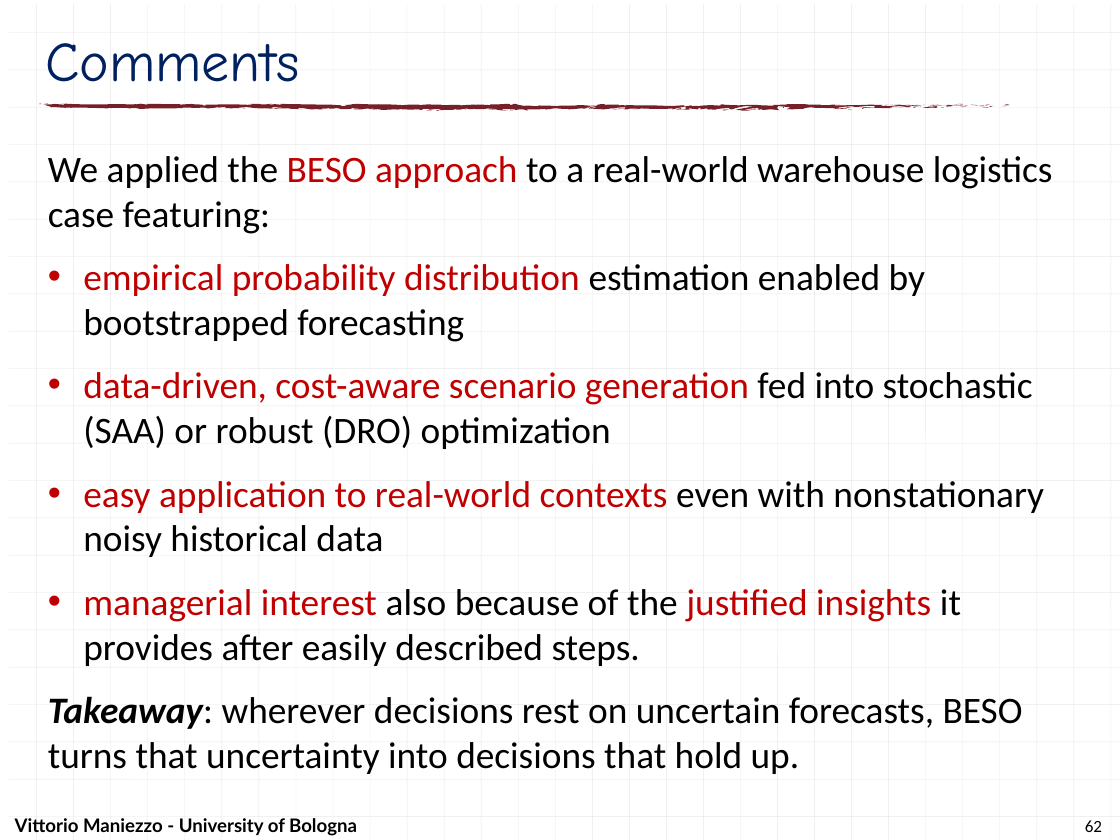
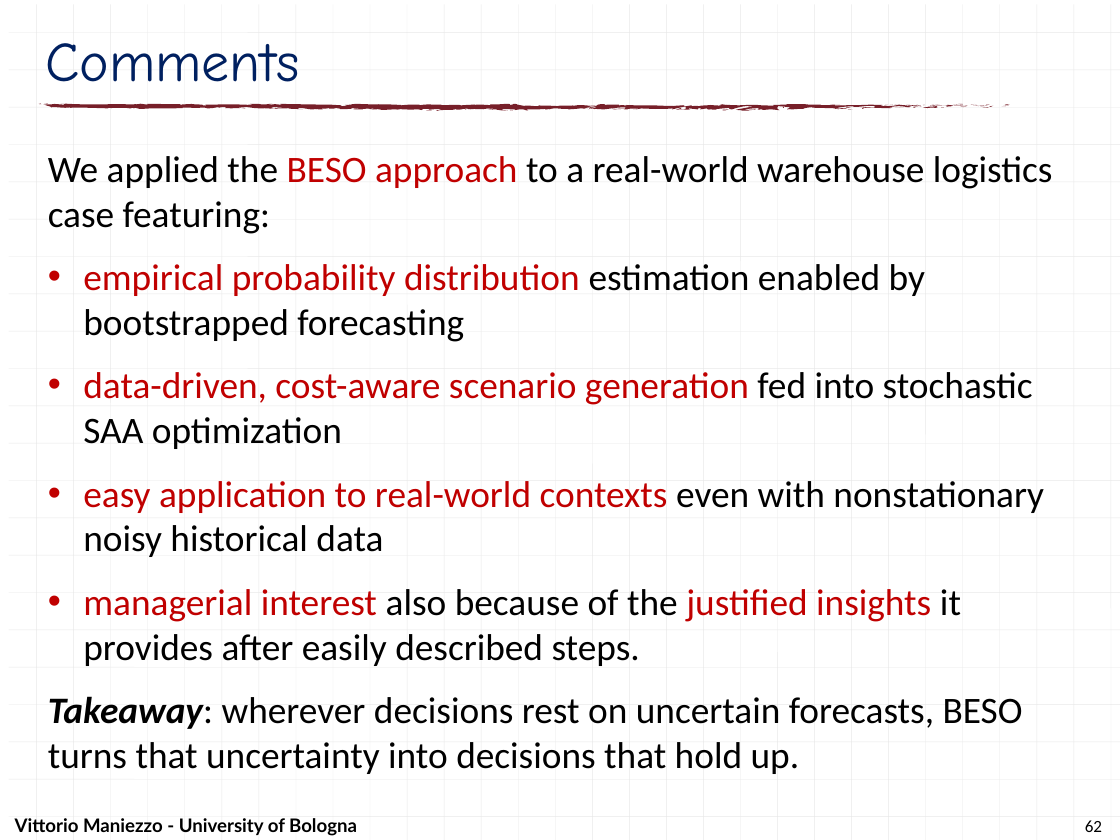
Before and after one commit to maniezzo/GDOforecast, a slide deck: slide 62 of doc/Schedulingseminar/schedulingSeminarXdock.pptx. Drawn at 1120x840 pixels with LibreOffice and Linux fonts; fonts in the diff are those of the drawing. Boxes give left, top, right and bottom in pixels: in the first picture for what was removed or moved away, otherwise in the second. Text is boxed around its words. In the diff, an @@ line names an element or a change of style, - is before the commit and + after.

```diff
--- a/doc/Schedulingseminar/schedulingSeminarXdock.pptx
+++ b/doc/Schedulingseminar/schedulingSeminarXdock.pptx
@@ text at [83,372,1033,449]: text changed; text colour #000000 to #C00000 @@
-• data-driven, cost-aware scenario generation fed into stochastic (SAA) or robust (DRO) optimization
+• data-driven, cost-aware scenario generation fed into stochastic SAA optimization
```
Also in this commit, not shown: 1 other slide changed, 1 other file.
